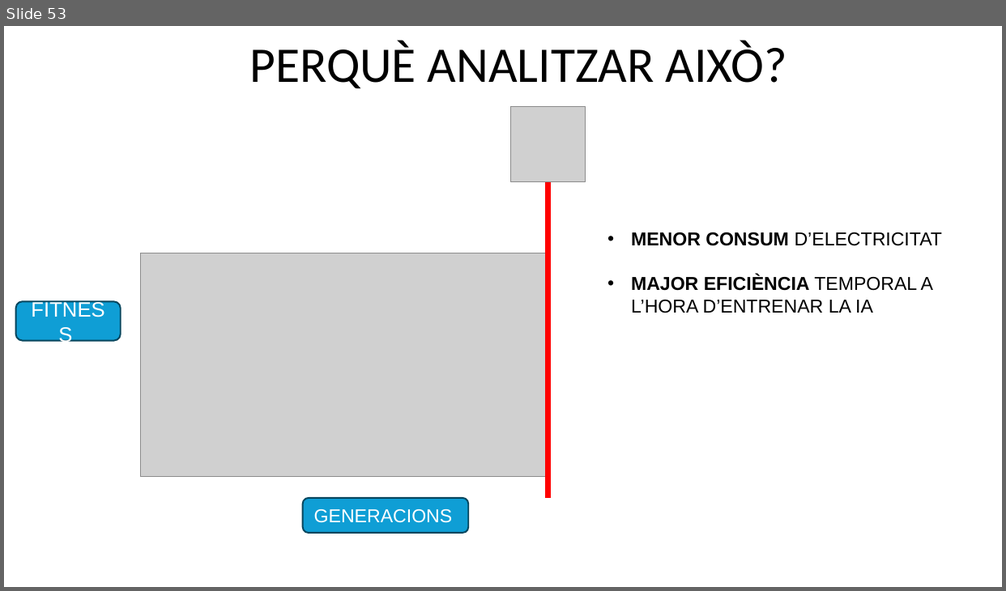
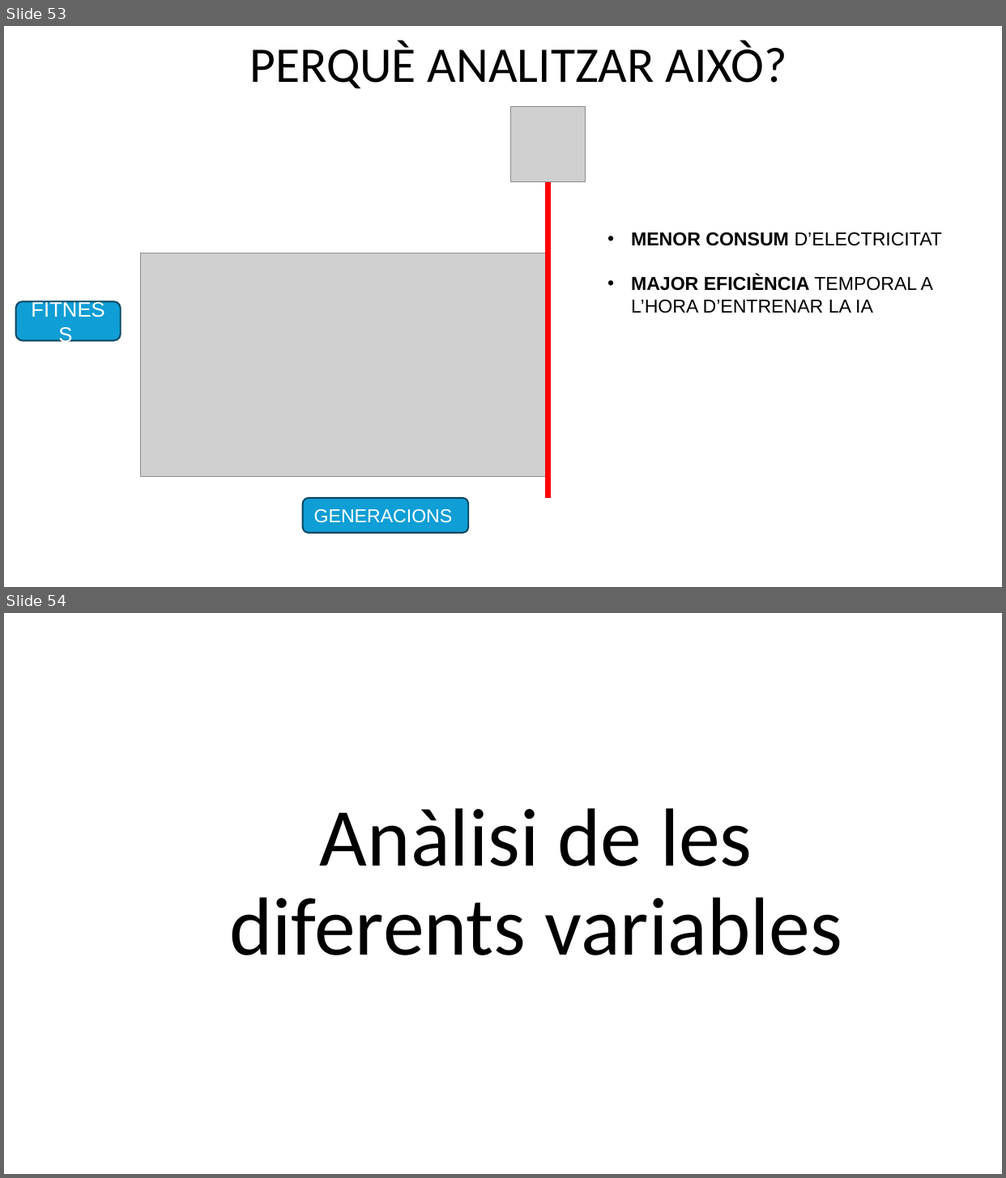
Before and after one commit to FerrerJan/Treball-de-Recerca-IA, a slide deck: TR_ESCRIT/PPT.pptx. Shown one above the other, each under a label of ours: slide 53 before the commit, slides 53 and 54 after it. The pictures are 1006x591 and 1006x1178 pixels, drawn with LibreOffice and Linux fonts; fonts in the diff are those of the drawing; grey boxes stand for pictures. Boxes give left, top, right and bottom in pixels: in the first picture for what was removed or moved away, otherwise in the second. Text is boxed around its words. In the diff, an @@ line names an element or a change of style, - is before the commit and + after.

```diff
--- a/TR_ESCRIT/PPT.pptx
+++ b/TR_ESCRIT/PPT.pptx
@@ slide 54 added at box(4, 613, 1002, 1174), background #FFFFFF @@
@@ title added at box(229, 808, 842, 956), 79.2 pt, text #000000 @@
+Anàlisi de les diferents variables
```
Also in this commit, not shown: 1 slide changed, 8 other slides added.
